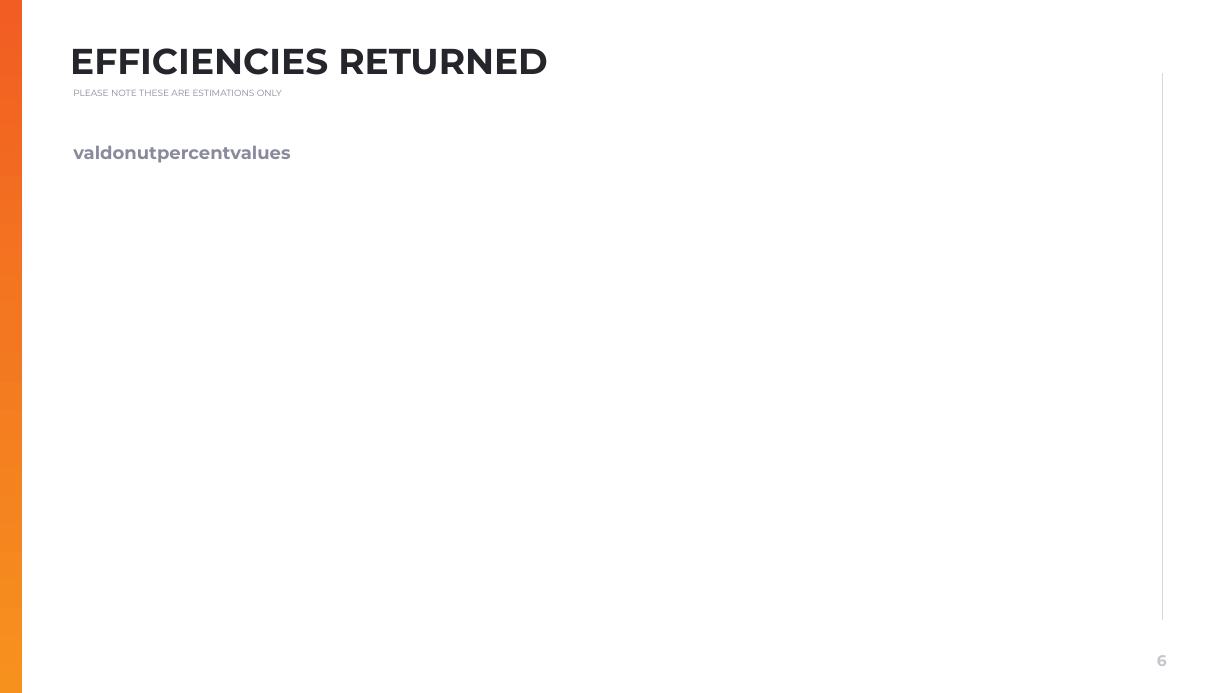
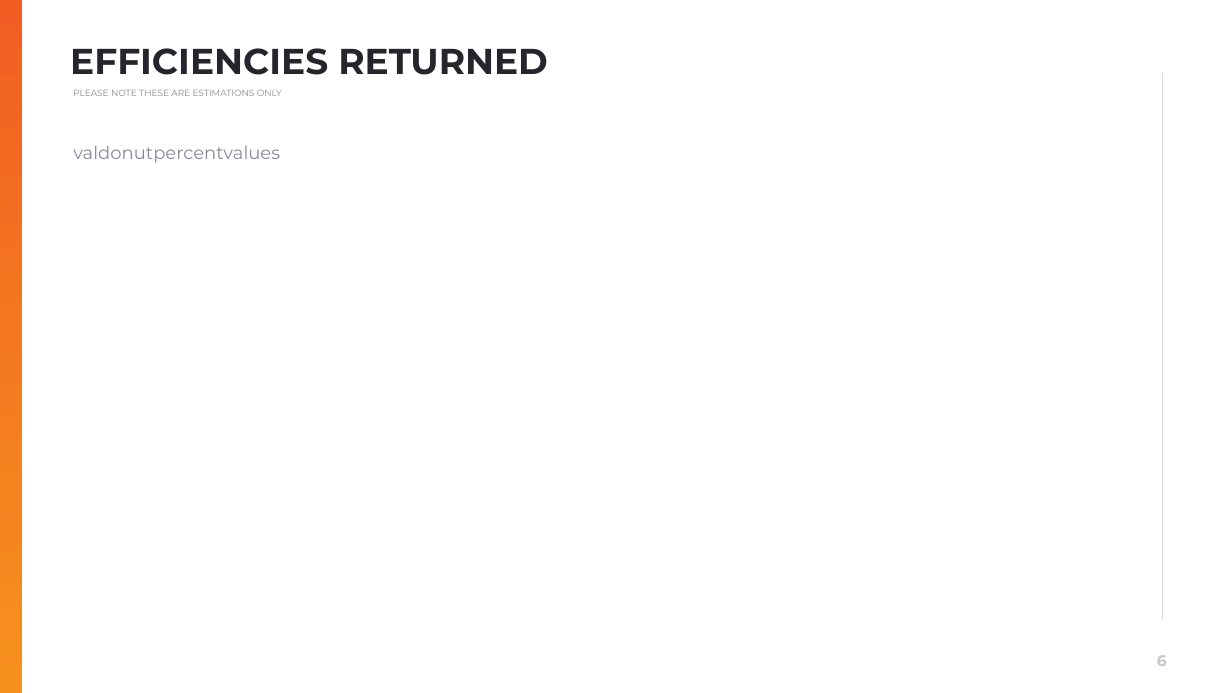
Before and after one commit to muratozdemirpiblo/ppt-api, a slide deck: slide 6 of sales.pptx. Drawn at 1232x693 pixels with LibreOffice and Linux fonts; fonts in the diff are those of the drawing; background and template pictures are left out. Boxes give left, top, right and bottom in pixels: in the first picture for what was removed or moved away, otherwise in the second. Text is boxed around its words. In the diff, an @@ line names an element or a change of style, - is before the commit and + after.

```diff
--- a/sales.pptx
+++ b/sales.pptx
@@ text "valdonutpercentvalues" at (73, 146, 280, 163): bold off @@
```
Also in this commit, not shown: 2 other files.
